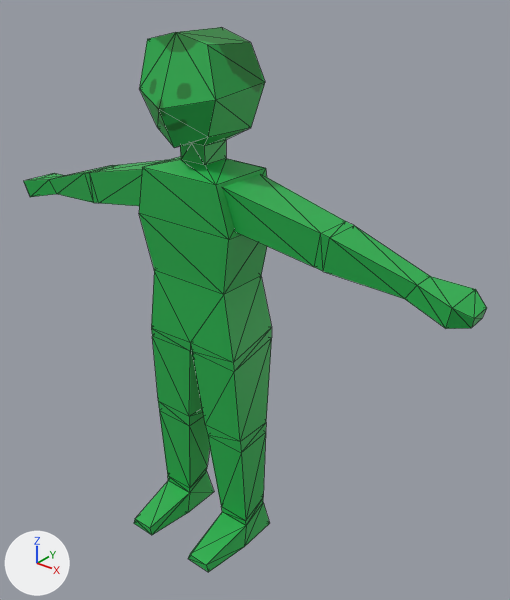
What one commit did to the glTF model assets/man.glb.
One viewpoint serves both versions: a 50 mm camera at (10.61, -11.44, 14.13) aimed at (0.97, 0.62, 6.65). Arrows for +X, +Y and +Z are at lower left; the lights stay in place. The first picture is the older version. Mesh edges are drawn as thin lines. Vertices at exactly the same position are counted once.
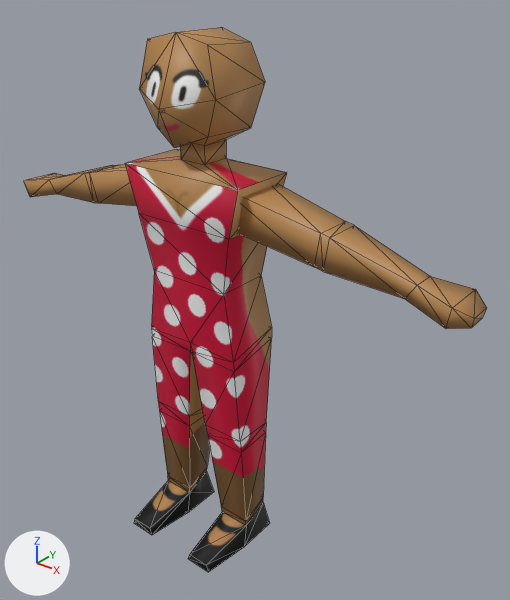
The change, as a list of edits to the scene's bpy script:
```text
Add img_woman_business1:
    img_woman_business1 = load_image('woman_business1', '_unpacked/woman_business1', 512, 512, 'sRGB')
Change mat_material_001:
    where n4 = _N.new('ShaderNodeTexImage'); n4.name = 'Image Texture'
    n4.image: img_man_base -> img_woman_business1
Change me_cube_001:
    where me_cube_001.from_pydata(...)  # 152 vertices, 292 faces; spans x -6.67..6.67, y -1.82..1.18, z -0.03..12.78
    used by ob_cube; location = (0.0, 0.0, 0.0)
    me_cube_001 part 1
    me_cube_001.vertices[8].co: (1.1, 0.84, 9.89) -> (1.69, 0.84, 9.89)  # pixel (265, 168) -> pixel (286, 172)
    me_cube_001.vertices[9].co: (1.1, -0.84, 9.89) -> (1.69, -0.84, 9.89)  # pixel (215, 185) -> pixel (237, 190)
    me_cube_001.vertices[88].co: (-1.1, 0.84, 9.89) -> (-1.69, 0.84, 9.89)  # not seen -> pixel (176, 149)
    me_cube_001.vertices[89].co: (-1.1, -0.84, 9.89) -> (-1.69, -0.84, 9.89)  # pixel (142, 167) -> pixel (124, 163)
    me_cube_001 part 2: all faces are now shaded smooth (136 of 292 changed)
```

Where the change shows, as pixel boxes (x1, y1, x2, y2) in the pictures (510 x 600 px; the box of a moved part takes in the faces that stretch with it):
'Cube', surface changed, reshaped, shading changed: (24, 27, 487, 572) in both
part 1 of me_cube_001, moved or reshaped: before (139, 157, 267, 240); after (125, 149, 287, 240)
part 2 of me_cube_001, shading changed: (25, 140, 487, 572) in both
